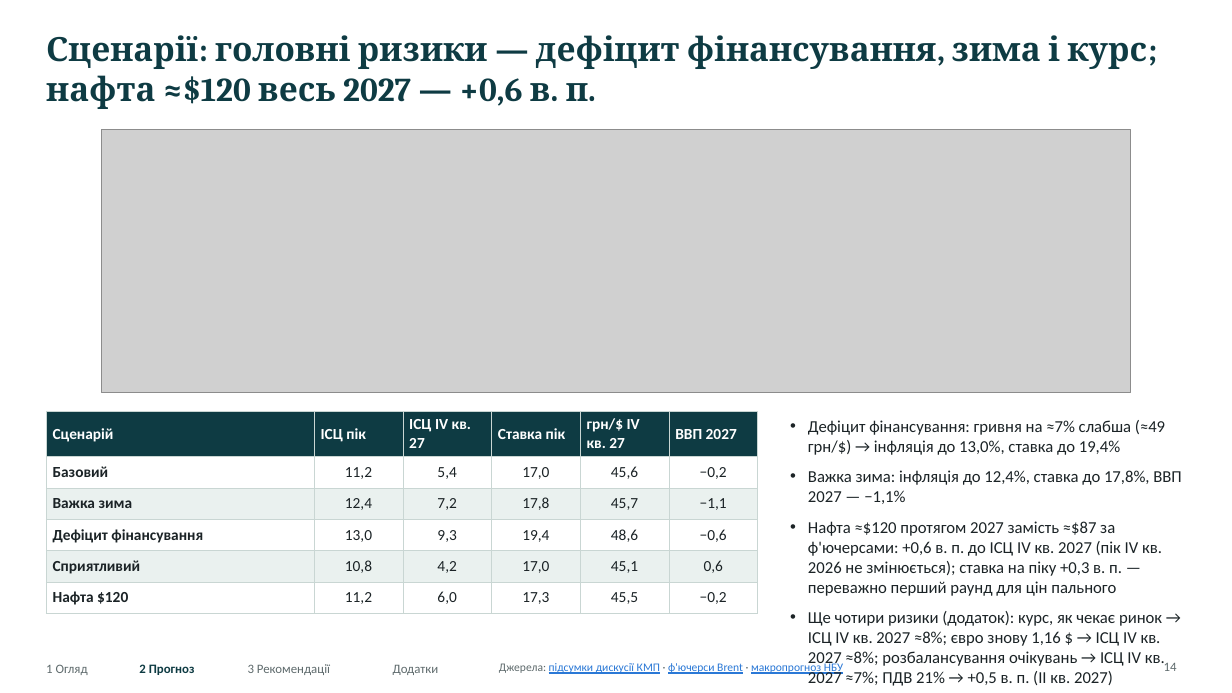
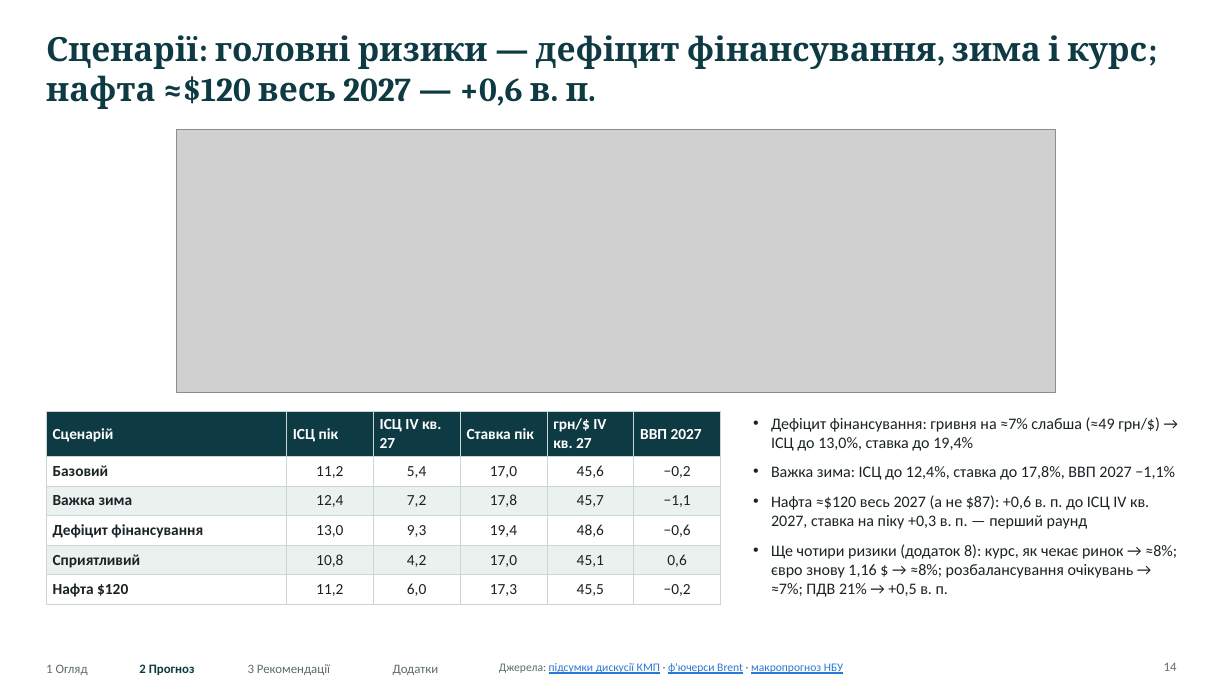
Before and after one commit to caplitt/nbu-challenge-2026, a slide deck: slide 14 of presentation/NBU_University_Challenge_2026.pptx. Drawn at 1232x693 pixels with LibreOffice and Linux fonts; fonts in the diff are those of the drawing; grey boxes stand for pictures. Boxes give left, top, right and bottom in pixels: in the first picture for what was removed or moved away, otherwise in the second. Text is boxed around its words. In the diff, an @@ line names an element or a change of style, - is before the commit and + after.

```diff
--- a/presentation/NBU_University_Challenge_2026.pptx
+++ b/presentation/NBU_University_Challenge_2026.pptx
@@ picture: place and size @@
-picture at [101,129,1131,393]
+picture at [177,129,1055,393]
@@ table: place and size @@
-table at [46,411,758,609]
+table at [46,411,721,601]
@@ text at [771,417,1177,597]: text changed; size 13 to 12.5 pt @@
-• Дефіцит фінансування: гривня на ≈7% слабша (≈49 грн/$) → інфляція до 13,0%, ставка до 19,4%
-• Важка зима: інфляція до 12,4%, ставка до 17,8%, ВВП 2027 — −1,1%
-• Нафта ≈$120 протягом 2027 замість ≈$87 за ф'ючерсами: +0,6 в. п. до ІСЦ IV кв. 2027 (пік IV кв. 2026 не змінюється); ставка на піку +0,3 в. п. — переважно перший раунд для цін пального
-• Ще чотири ризики (додаток): курс, як чекає ринок → ІСЦ IV кв. 2027 ≈8%; євро знову 1,16 $ → ІСЦ IV кв. 2027 ≈8%; розбалансування очікувань → ІСЦ IV кв. 2027 ≈7%; ПДВ 21% → +0,5 в. п. (II кв. 2027)
+• Дефіцит фінансування: гривня на ≈7% слабша (≈49 грн/$) → ІСЦ до 13,0%, ставка до 19,4%
+• Важка зима: ІСЦ до 12,4%, ставка до 17,8%, ВВП 2027 −1,1%
+• Нафта ≈$120 весь 2027 (а не $87): +0,6 в. п. до ІСЦ IV кв. 2027, ставка на піку +0,3 в. п. — перший раунд
+• Ще чотири ризики (додаток 8): курс, як чекає ринок → ≈8%; євро знову 1,16 $ → ≈8%; розбалансування очікувань → ≈7%; ПДВ 21% → +0,5 в. п.
```
Also in this commit, not shown: 22 other slides changed, 34 other files.
